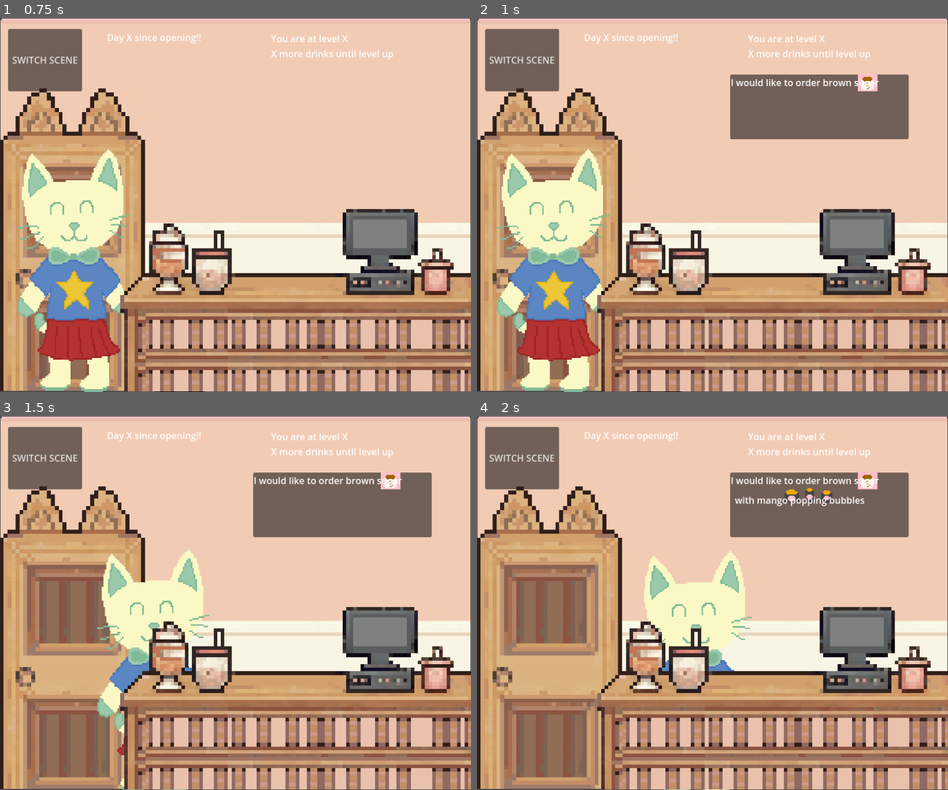
Above: before the commit, frames 1-4 (two rows, left to right).
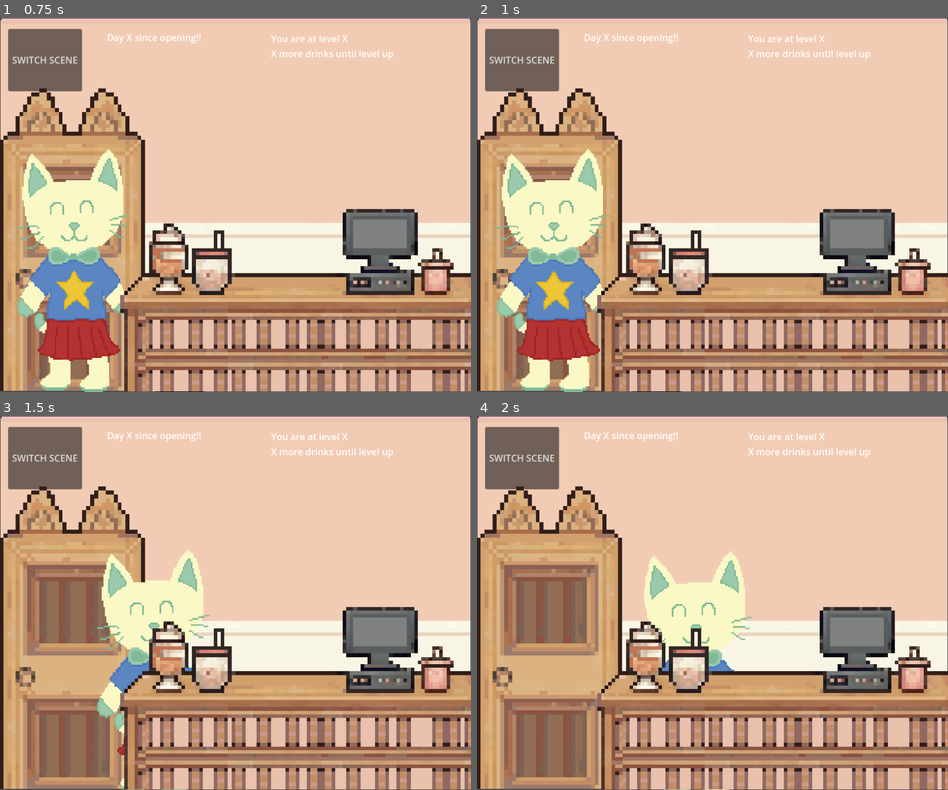
Above: after the commit, the same moments.

Repository: aylabaguette/40sGame
Game: Godot game, scene res://scenes/main.tscn
Two runs of this game, one before a commit and one after it. Both use one fixed random seed, a clock stepped at 60 frames per second and the inputs below.
Inputs (mouse positions are in pixels of both pictures, inside the frame that each line leads up to):
- Up to frame 1 (0.75 s): tap Enter at 0.5 s; move the mouse to (183, 339) at 0.52 s; click (183, 339) at 0.6 s
- Up to frame 2 (1 s): no input
- Up to frame 3 (1.5 s): move the mouse to (367, 516) at 1.27 s; click (367, 516) at 1.35 s
- Up to frame 4 (2 s): no input

Frame 1 is identical in both runs. In frame 2, 6.5% of the frame differs, in the area x 53-92%, y 15-33%; in frame 3, 6.5%; in frame 4, 6.5%.

Commit message:
fixed the slight issue within the speech bubble, cleaned up my code a bit and added commenting in

Diff:
--- a/40s-game/scenes/SpeechBubble.gd
+++ b/40s-game/scenes/SpeechBubble.gd
@@ -81,31 +81,25 @@
 	await get_tree().create_timer(1).timeout
 
 	label4.text = order4
+
+
+#this functions is called after the character walks in and shows the speech bubble w/ the order details!
 func showSpeechBubble():
+
+	#gest like the array from the other script and duplicates it and makes a random order
 	var toppings_array = SignalBus.unlockedToppings.duplicate()
 	toppings_array.shuffle()
 
-	if toppings_array.size() < 2:
-		push_error("❌ Not enough toppings unlocked to show two random toppings.")
-		return
-
+	#gets the first and second toppings within the suffled duplicated array
 	var toppingSelected = toppings_array[0]
 	var toppingSelected2 = toppings_array[1]
 
-	# ✅ Randomize flavour from unlocked drinks
+	#gets the array from the other script and duplicates it and puts it in a random order
 	var drinks_array = SignalBus.unlockedDrinks.duplicate()
 	drinks_array.shuffle()
 
-	if drinks_array.size() < 1:
-		push_error("❌ No drinks unlocked.")
-		return
-
+	#gets the first flavour from the shuffled array
 	var flavourSelected = drinks_array[0]
-
-	# ✅ Debug prints
-	print("🥤 Random Flavour Selected: ", flavourSelected)
-	print("🍧 Topping 1 Selected: ", toppingSelected)
-	print("🍧 Topping 2 Selected: ", toppingSelected2)
 
 	# Get file names from paths
 	var topping1Name = getName(toppingSelected)
@@ -118,125 +112,6 @@
 	var message3 = " and " + topping2Name
 	var message4 = " please!"
 
-	# Print final message
-	print("🗨️ Full Message: ", message1, " ", message2, " ", message3, " ", message4)
-
+	#fills in the speech bubble visuals and shows the actual panel?!
 	setBubble(flavourSelected.resource_path, toppingSelected, toppingSelected2, message1, message2, message3, message4)
 	panel.visible = true
-
-
-
-
-
-
-
-
-#MY VERSION OF THE CODE!!
-
-
-#extends Node2D
-
-#@onready var label: Label = $Panel/Label # Reference to the Label node
-#@onready var speechBubble: Node2D = $"."
-#@onready var image: TextureRect = $Panel/image
-
-#@onready var image2: TextureRect = $Panel/image2
-#@onready var image3: TextureRect = $Panel/image3
-
-#@onready var label: Label = $Panel/Label
-#@onready var label2: Label = $Panel/Label2
-#@onready var label3: Label = $Panel/Label3
-#@onready var label4: Label = $Panel/Label4
-
-#@onready var panel: Panel = $Panel
-
-#this was set in the inspector side bar thingy to the character node/character.gd
-#@export var characterManagerPath: NodePath
-
-
-# Called when the node enters the scene tree for the first time.
-#func _ready() -> void:
-	#access the global variables
-#	var toppings = SignalBus.unlockedToppings
-#	var drinks = SignalBus.unlockedDrinks
-
-	#gets the character manager node using the pat that was set in the inspector
-#	var characterManager = get_node(characterManagerPath)
-
-	#connects the "characterEntered" signal from the character manager to this script's "showSpeechBubble" thingy
-#	characterManager.connect("characterEntered", Callable(self, "showSpeechBubble"))
-
-# Called every frame. 'delta' is the elapsed time since the previous frame.
-#func _process(delta: float) -> void:
-#	pass
-
-
-#func getName(path: String) -> String:
-	#this gets the name of the file!!
-#	var fileName = path.get_file().get_basename()
-#	return fileName
-
-
-	# This function sets the images and text in the speech bubble
-#func setBubble(image_path: String, image_path2: String, image_path3: String, order1: String, order2: String, order3: String, order4: String) -> void:
-
-	#the panel starts hidden and once the function is called it becomes visible
-#	panel.visible = true
-
-	#the text and images start "blank" and then after waiting are set to the actual order to apear on screen line by line
-#	label.text = ""
-#	label2.text = ""
-#	label3.text = ""
-#	label4.text = ""
-
-#	image.texture = null
-#	image2.texture = null
-#	image3.texture = null
-
-#	image.visible = false
-#	image2.visible = false
-#	image3.visible = false
-
-	# this is the line by line "appearing" of the text and images...
-#	label.text = order1
-#	image.texture = load(image_path)
-#	image.visible = true
-#	#this line is the "waiting"/timing thingy
-#	await get_tree().create_timer(1).timeout
-
-#	label2.text = order2
-#	image2.texture = load(image_path2)
-#	image2.visible = true
-#	await get_tree().create_timer(1).timeout
-
-#	label3.text = order3
-#	image3.texture = load(image_path3)
-#	image3.visible = true
-#	await get_tree().create_timer(1).timeout
-
-#	label4.text = order4
-
-
-
-
-#this functions is called after the character walks in and shows the speech bubble w/ the order details!
-#func showSpeechBubble():
-
-	#theses will be randomized later on
-#	var toppingSelected = "res://sprites/kitchen/toppings - dispenser/brown sugar.PNG"
-#	var toppingSelected2 = "res://sprites/kitchen/toppings - dispenser/coffee.PNG"
-#	var flavourSelected = "res://sprites/kitchen/toppings - dispenser/lemon.PNG"
-
-	#get the names from the file paths!
-#	var topping1Name = getName(toppingSelected)
-#	var topping2Name = getName(toppingSelected2)
-#	var flavourName = getName(flavourSelected)
-
-#	var message1 = "I would like to order " + flavourName
-#	var message2 = " with " + topping1Name
-#	var message3 = " and " + topping2Name
-#	var message4 = " please!"
-
-	#fills in the speech bubble visuals and shows the actual panel?!
-#	setBubble(flavourSelected, toppingSelected, toppingSelected2, message1, message2, message3, message4)
-#	panel.visible = true
--- a/40s-game/scenes/character.gd
+++ b/40s-game/scenes/character.gd
@@ -16,19 +16,6 @@
 func _ready() -> void:
 	randomCharacter()
 
-	print("🚶 Character ready — walking in")
-	characterWalkIn()
-
-func characterWalkIn():
-	print("🎬 Playing walk_in animation...")
-	if animation_player.has_animation("walk_in"):
-		animation_player.play("walk_in")
-		await animation_player.animation_finished
-	else:
-		print("⚠️ No 'walk_in' animation found — skipping")
-		await get_tree().create_timer(1).timeout # fallback
-	print("✅ Emitting characterEntered")
-	emit_signal("characterEntered")
 
 # Called every frame. 'delta' is the elapsed time since the previous frame.
 func _process(delta: float) -> void:
@@ -68,6 +55,7 @@
 	#"calls back" to the character entering and that it has happened
 	tween.tween_callback(Callable(self, "onCharacterEntered"))
 
+
 func onCharacterEntered():
 	#sends the signal!!
 	emit_signal("characterEntered")
--- a/40s-game/scenes/toppings.gd
+++ b/40s-game/scenes/toppings.gd
@@ -86,10 +86,7 @@
 func _input(event: InputEvent) -> void:
 	#for loop that loops through array of toppings
 	if(Input.is_action_just_pressed("mouse click")):
-		#for topping in range(unlockedToppings.size()):
-			#var currentTopping
-			#currentTopping = unlockedToppings[topping]
-		for topping in range(unlockedToppingsSprites.size()):
+		for topping in range(unlockedToppings.size()):
 			var currentTopping = unlockedToppingsSprites[topping]
 
 			var mousePos = get_global_mouse_position()
Not shown, changed: 40s-game/.DS_Store
